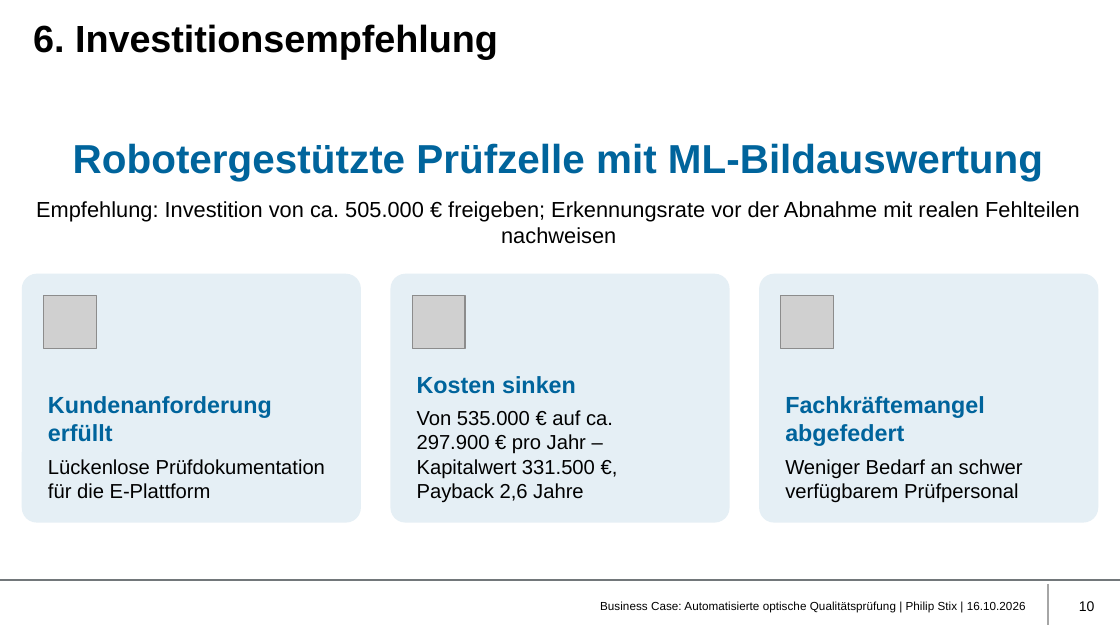
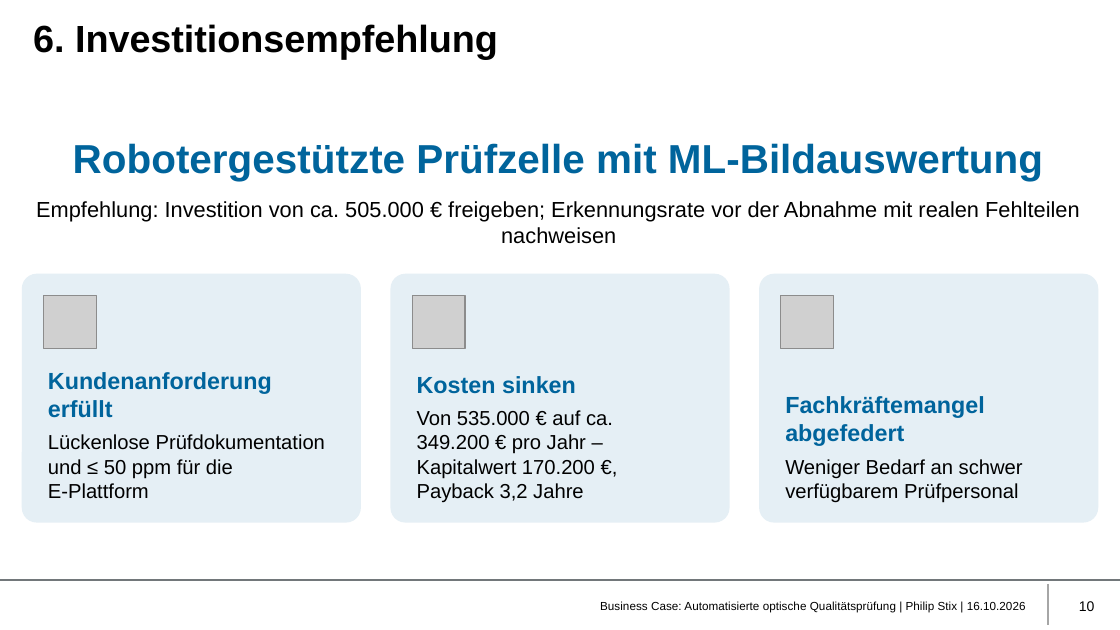
Before and after one commit to philip-stack/MRE3-bGUS, a slide deck: slide 10 of 01 Abgabe/Business Case Qualitätsprüfung - Philip Stix.pptx. Drawn at 1120x630 pixels with LibreOffice and Linux fonts; fonts in the diff are those of the drawing; grey boxes stand for pictures; background and template pictures are left out. Boxes give left, top, right and bottom in pixels: in the first picture for what was removed or moved away, otherwise in the second. Text is boxed around its words. In the diff, an @@ line names an element or a change of style, - is before the commit and + after.

```diff
--- a/01 Abgabe/Business Case Qualitätsprüfung - Philip Stix.pptx
+++ b/01 Abgabe/Business Case Qualitätsprüfung - Philip Stix.pptx
@@ text in rounded rectangle at (x1=417, y1=410, x2=613, y2=502): text changed @@
-Von 535.000 € auf ca. 297.900 € pro Jahr – Kapitalwert 331.500 €, Payback 2,6 Jahre
+Von 535.000 € auf ca. 349.200 € pro Jahr – Kapitalwert 170.200 €, Payback 3,2 Jahre
@@ text in rounded rectangle at (x1=48, y1=434, x2=325, y2=499): text changed @@
-Lückenlose Prüfdokumentation für die E-Plattform
+Lückenlose Prüfdokumentation und ≤ 50 ppm für die E‑Plattform
```
Also in this commit, not shown: 6 other slides changed, 2 other files.
